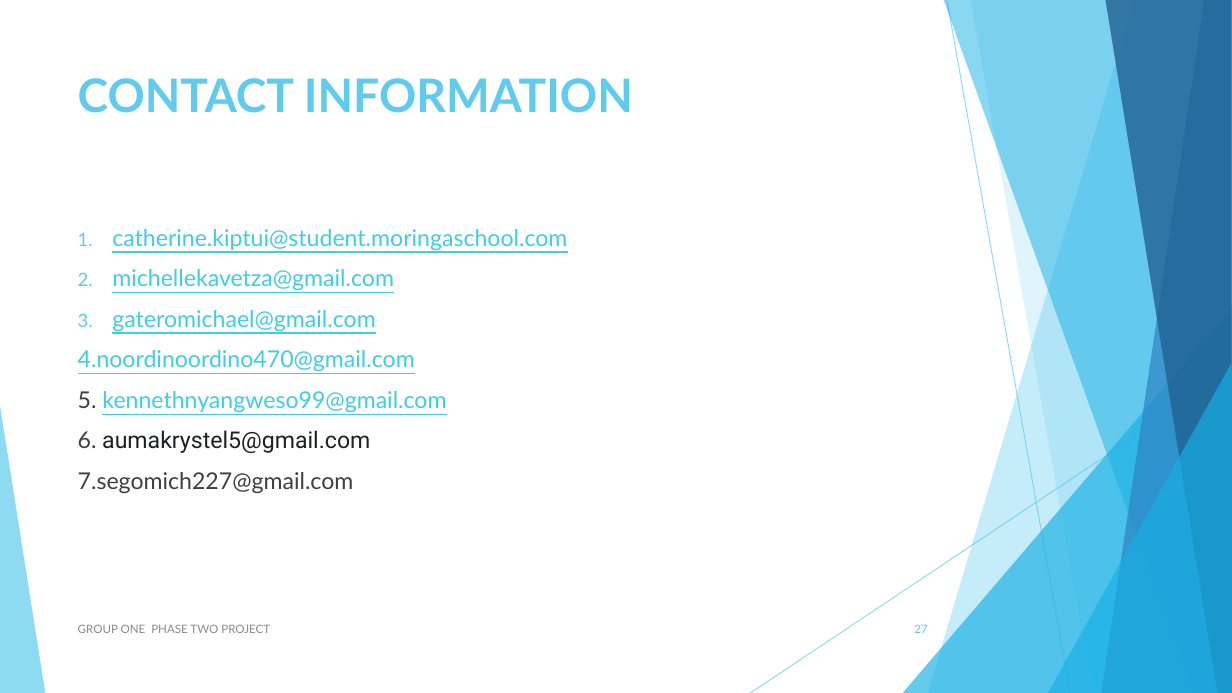
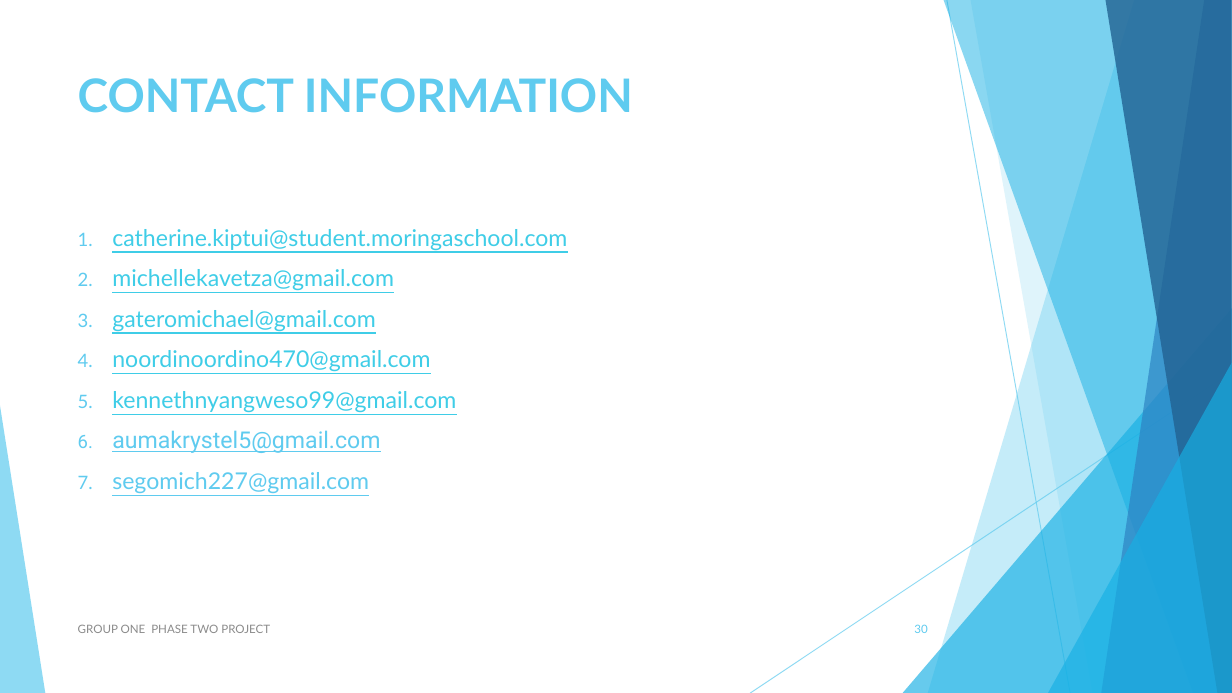
Before and after one commit to Sego-Mich/group_one_phase_two_project, a slide deck: slide 30 of PHASE TWO NON _TECH.pptx (slide 27 before the commit). Drawn at 1232x693 pixels with LibreOffice and Linux fonts; fonts in the diff are those of the drawing. Boxes give left, top, right and bottom in pixels: in the first picture for what was removed or moved away, otherwise in the second. Text is boxed around its words. In the diff, an @@ line names an element or a change of style, - is before the commit and + after.

```diff
--- a/PHASE TWO NON _TECH.pptx
+++ b/PHASE TWO NON _TECH.pptx
@@ text at box(112, 350, 456, 493): text changed @@
-4.noordinoordino470@gmail.com
-5. kennethnyangweso99@gmail.com
-6. aumakrystel5@gmail.com
-7.segomich227@gmail.com
+4. noordinoordino470@gmail.com
+5. kennethnyangweso99@gmail.com
+6. aumakrystel5@gmail.com
+7. segomich227@gmail.com
@@ page number at box(914, 624, 927, 633): text changed @@
-27
+30
```
Also in this commit, not shown: 22 other slides changed, 7 slides added, 4 slides removed, 1 other file.
